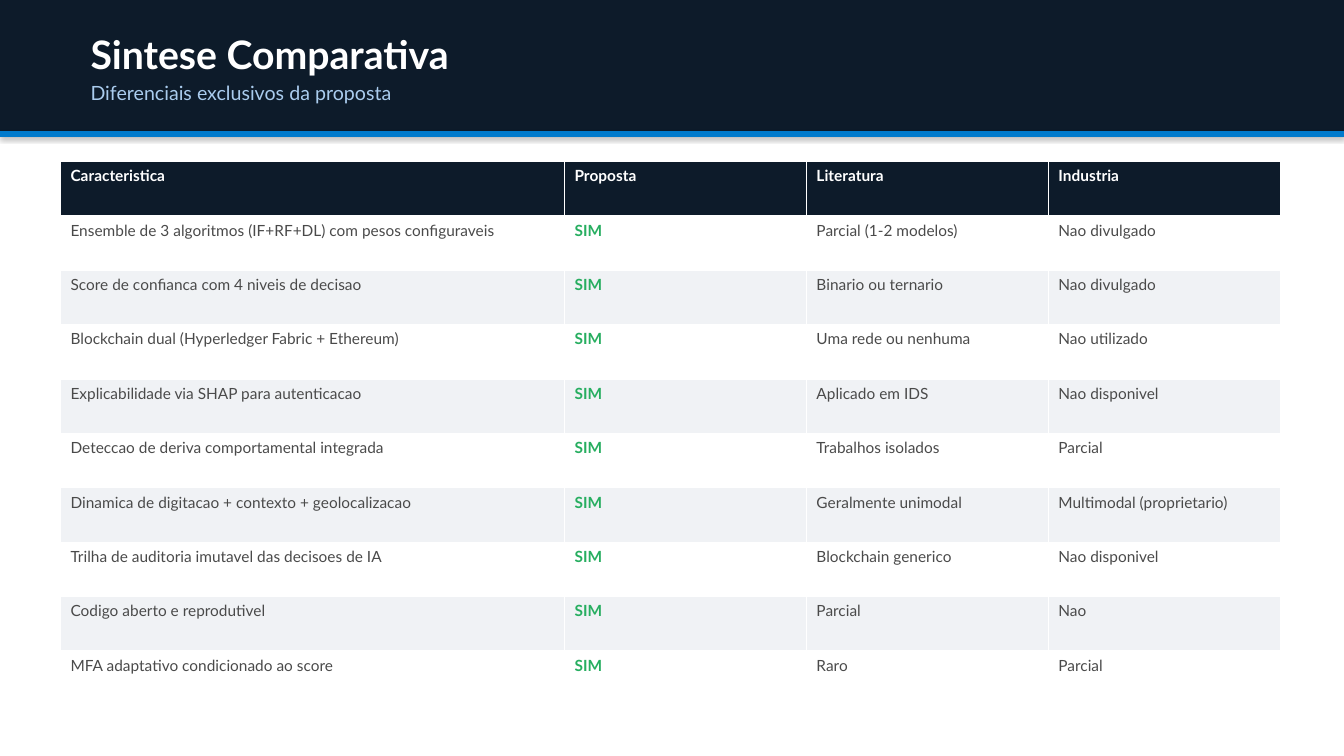
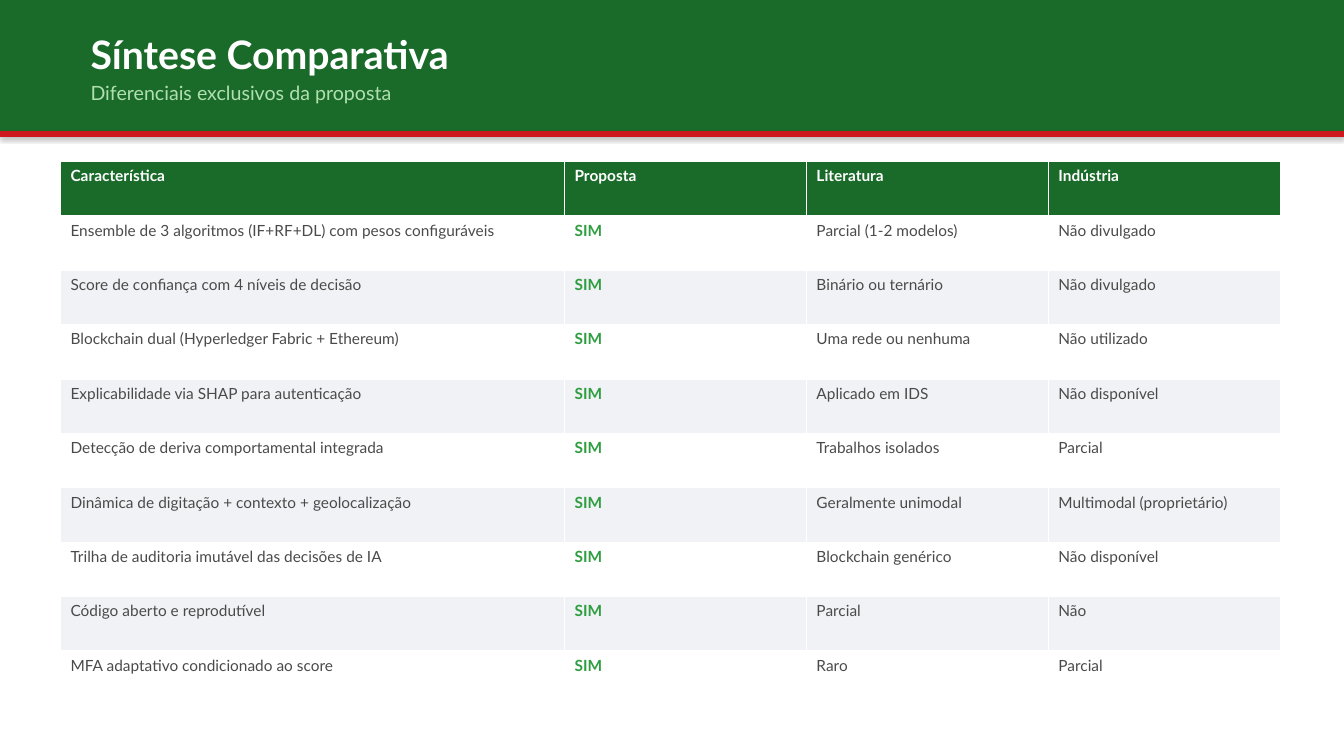
Before and after one commit to jgbcientista/gestao-autonomo, a slide deck: slide 14 of docs/trabalhos-relacionados.pptx. Drawn at 1344x756 pixels with LibreOffice and Linux fonts; fonts in the diff are those of the drawing. Boxes give left, top, right and bottom in pixels: in the first picture for what was removed or moved away, otherwise in the second. Text is boxed around its words. In the diff, an @@ line names an element or a change of style, - is before the commit and + after.

```diff
--- a/docs/trabalhos-relacionados.pptx
+++ b/docs/trabalhos-relacionados.pptx
@@ rectangle at bbox=[0, 0, 1344, 131]: fill #0D1B2A to #1A6B2A @@
@@ text at bbox=[91, 40, 449, 76]: text changed @@
-Sintese Comparativa
+Síntese Comparativa
@@ text "Diferenciais exclusivos da proposta" at bbox=[91, 85, 391, 104]: text colour #AACCEE to #B0E0B0 @@
@@ rectangle at bbox=[0, 131, 1344, 137]: fill #007ACC to #CD191E @@
@@ table at bbox=[60, 161, 1280, 706] @@
-row 1, column 1: Caracteristica
+row 1, column 1: Característica
-row 1, column 4: Industria
+row 1, column 4: Indústria
-row 2, column 1: Ensemble de 3 algoritmos (IF+RF+DL) com pesos configuraveis
+row 2, column 1: Ensemble de 3 algoritmos (IF+RF+DL) com pesos configuráveis
-row 2, column 4: Nao divulgado
+row 2, column 4: Não divulgado
-row 3: Score de confianca com 4 niveis de decisao | SIM | Binario ou ternario | Nao divulgado
+row 3: Score de confiança com 4 níveis de decisão | SIM | Binário ou ternário | Não divulgado
-row 4, column 4: Nao utilizado
+row 4, column 4: Não utilizado
-row 5, column 1: Explicabilidade via SHAP para autenticacao
+row 5, column 1: Explicabilidade via SHAP para autenticação
-row 5, column 4: Nao disponivel
+row 5, column 4: Não disponível
-row 6, column 1: Deteccao de deriva comportamental integrada
+row 6, column 1: Detecção de deriva comportamental integrada
-row 7, column 1: Dinamica de digitacao + contexto + geolocalizacao
+row 7, column 1: Dinâmica de digitação + contexto + geolocalização
-row 7, column 4: Multimodal (proprietario)
+row 7, column 4: Multimodal (proprietário)
-row 8: Trilha de auditoria imutavel das decisoes de IA | SIM | Blockchain generico | Nao disponivel
+row 8: Trilha de auditoria imutável das decisões de IA | SIM | Blockchain genérico | Não disponível
-row 9, column 1: Codigo aberto e reprodutivel
+row 9, column 1: Código aberto e reprodutível
-row 9, column 4: Nao
+row 9, column 4: Não
@@ fill #0D1B2A to #1A6B2A in row 1 @@
@@ text colour #27AE60 to #2F9E41 in "SIM", "SIM", "SIM", "SIM" and 5 more places @@
```
Also in this commit, not shown: 16 other slides changed, 2 other files.
